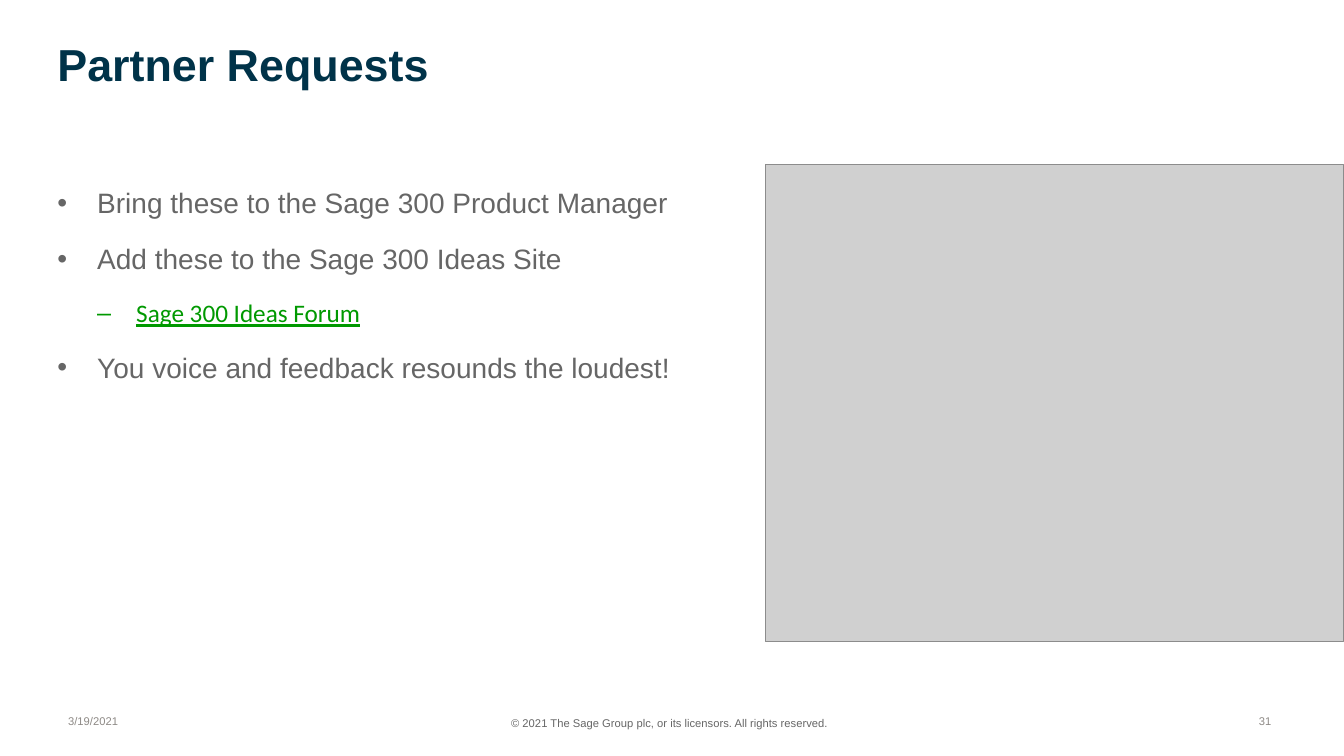
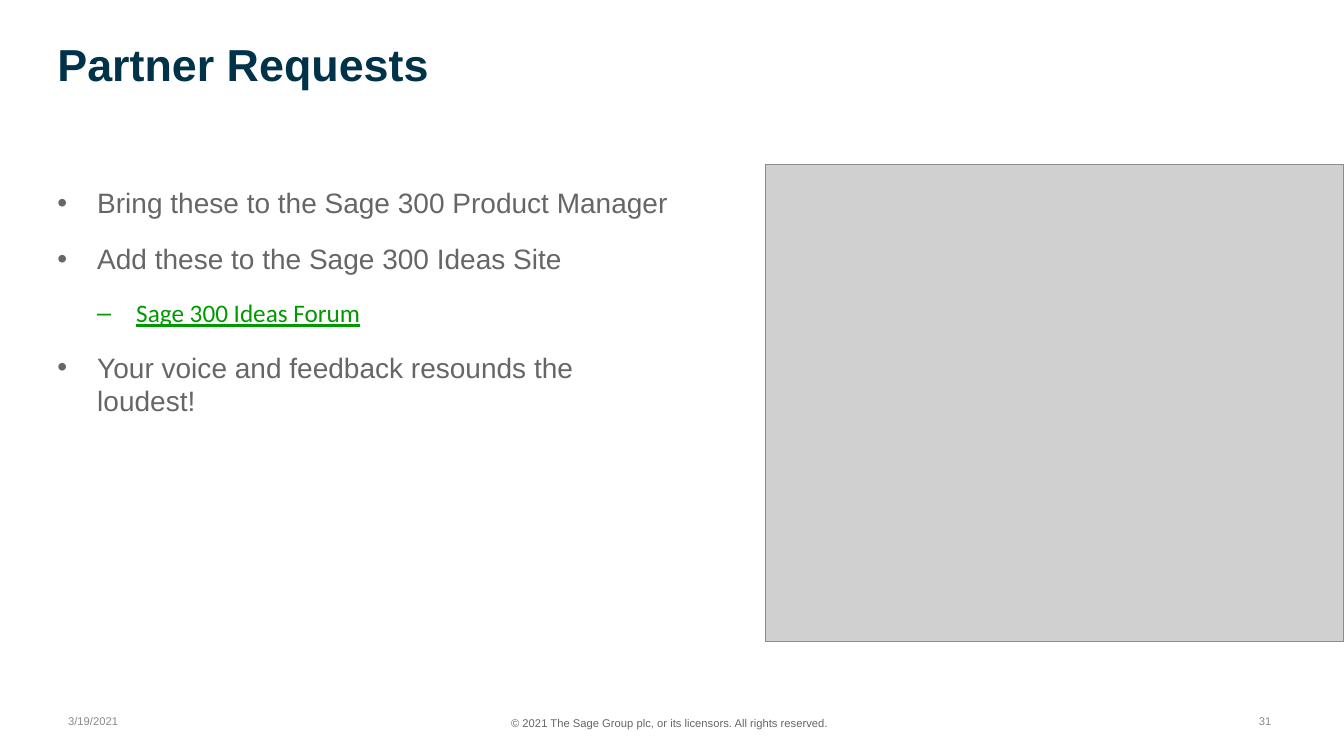
Before and after one commit to SageNADev/Sage300-SDK, a slide deck: slide 31 of docs/presentations/Sage300SDK_2021_2WebSDKOverview.pptx. Drawn at 1344x756 pixels with LibreOffice and Linux fonts; fonts in the diff are those of the drawing; grey boxes stand for pictures; background and template pictures are left out. Boxes give left, top, right and bottom in pixels: in the first picture for what was removed or moved away, otherwise in the second. Text is boxed around its words. In the diff, an @@ line names an element or a change of style, - is before the commit and + after.

```diff
--- a/docs/presentations/Sage300SDK_2021_2WebSDKOverview.pptx
+++ b/docs/presentations/Sage300SDK_2021_2WebSDKOverview.pptx
@@ text at (97,357,573,412): text changed @@
-  • You voice and feedback resounds the loudest!
+  • Your voice and feedback resounds the loudest!
```
Also in this commit, not shown: 5 other slides changed.
